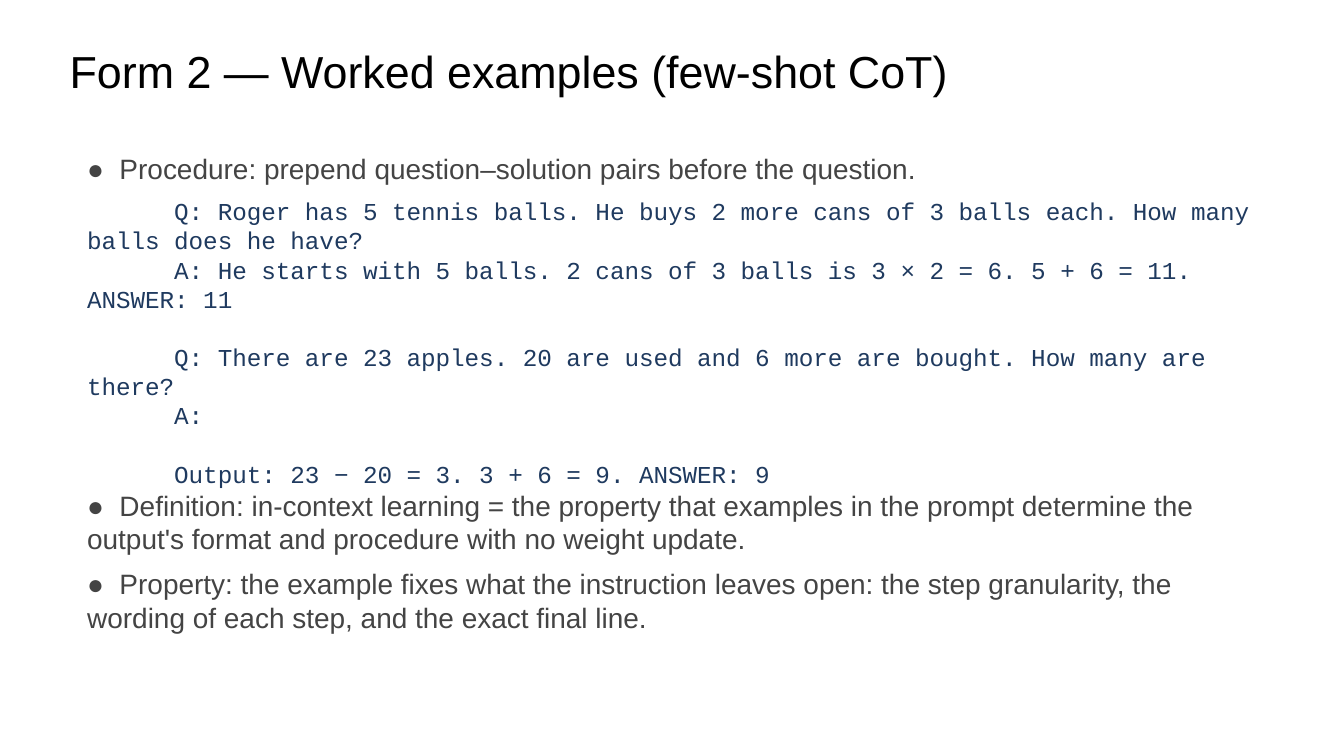
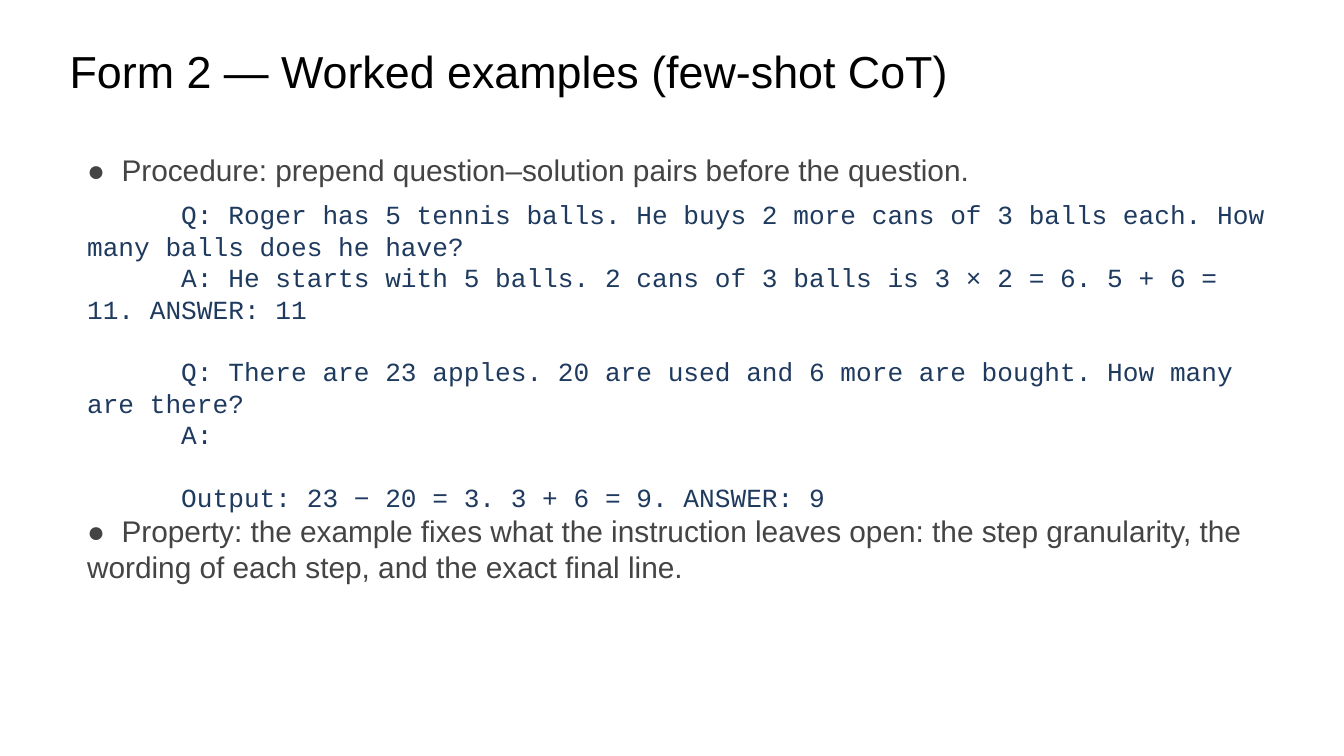
Before and after one commit to ralbu85/stml_2026, a slide deck: slide 16 of lectures/week02/slides-draft-w2.pptx (slide 15 before the commit). Drawn at 1344x756 pixels with LibreOffice and Linux fonts; fonts in the diff are those of the drawing. Boxes give left, top, right and bottom in pixels: in the first picture for what was removed or moved away, otherwise in the second. Text is boxed around its words. In the diff, an @@ line names an element or a change of style, - is before the commit and + after.

```diff
--- a/lectures/week02/slides-draft-w2.pptx
+++ b/lectures/week02/slides-draft-w2.pptx
@@ text "● Procedure: prepend question–solution pairs ..." at box(87, 159, 1264, 583): size 15 to 16 pt in "● Procedure: prepend question–solution pairs before the ...", "● Property: the example fixes what the ..."; size 13 to 14 pt in "Q: Roger has 5 tennis balls. He ...", "A: He starts with 5 balls. 2 ...", "Q: There are 23 apples. 20 are ...", "A:" and 1 more places @@
@@ text at box(87, 495, 1193, 554): paragraph removed @@
-● Definition: in-context learning = the property that examples in the prompt determine the output's format and procedure with no weight update.
```
Also in this commit, not shown: 1 slide added, 1 other file.
